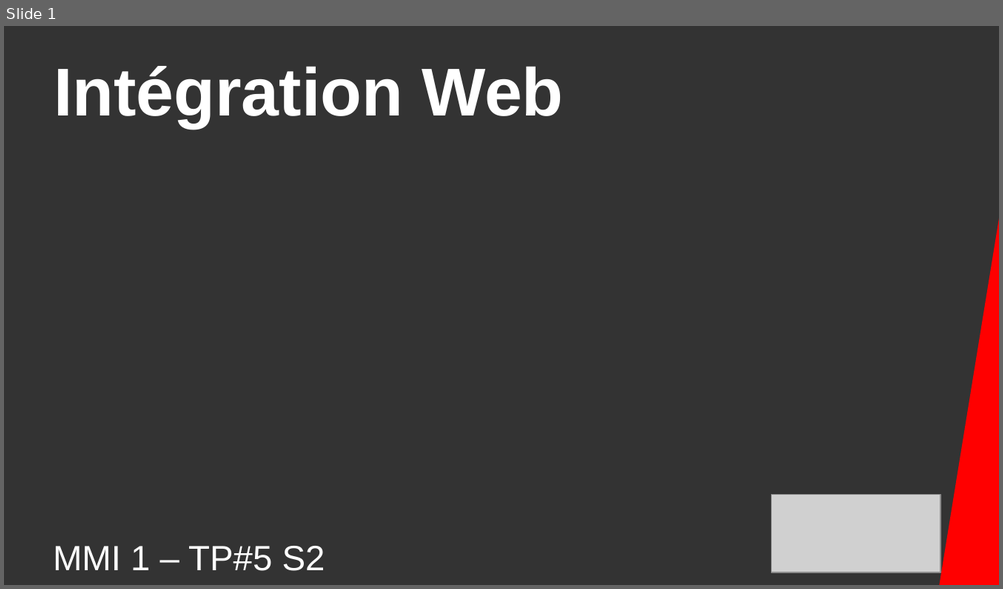
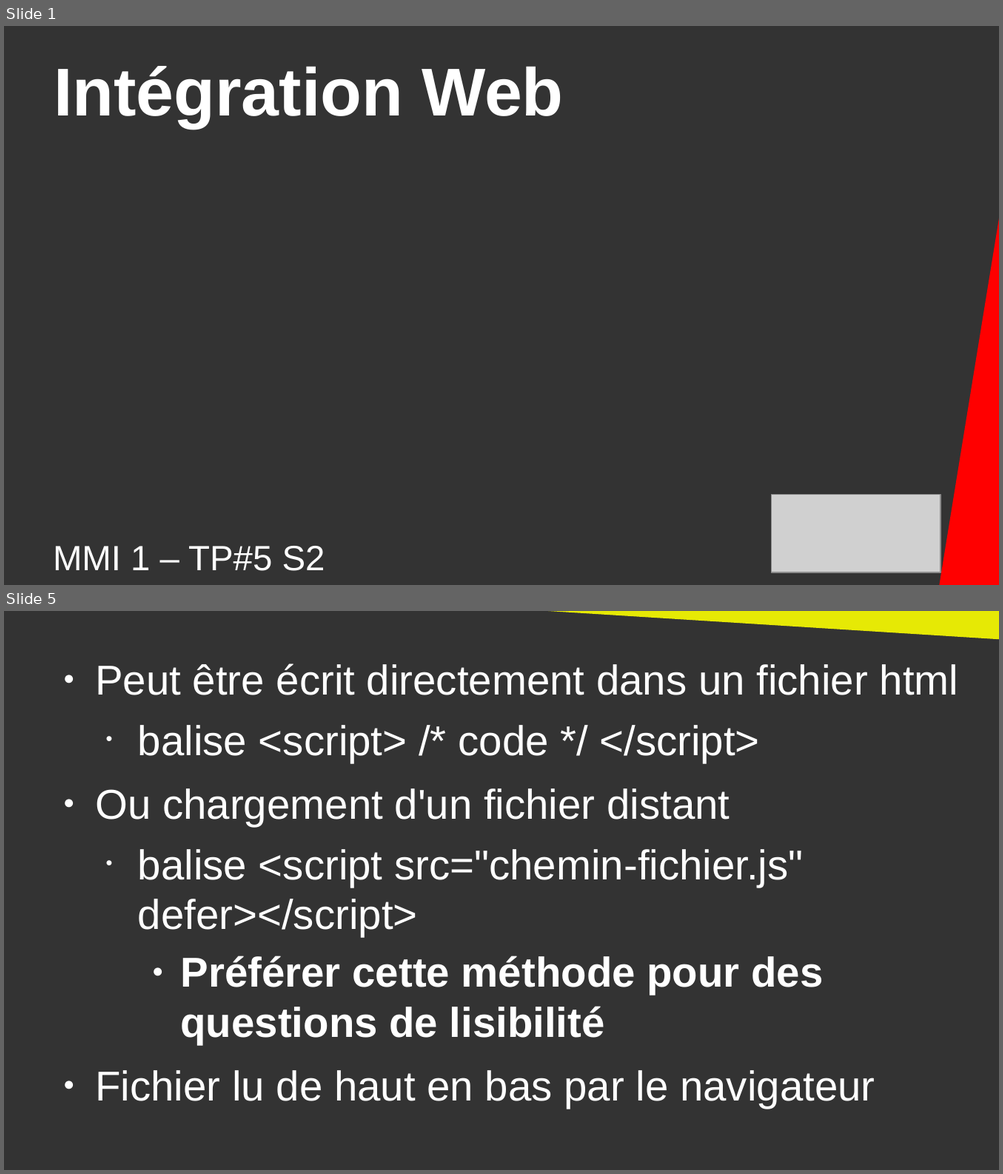
Before and after one commit to DanYellow/cours, a slide deck: integration-web-s2/travaux-pratiques/numero-5/presentation.odp. Shown one above the other, each under a label of ours: slide 1 before the commit, slides 1 and 5 after it; the slides between them are not shown. The pictures are 1003x589 and 1003x1174 pixels, drawn with LibreOffice and Linux fonts; fonts in the diff are those of the drawing; grey boxes stand for pictures. Boxes give left, top, right and bottom in pixels: in the first picture for what was removed or moved away, otherwise in the second. Text is boxed around its words. In the diff, an @@ line names an element or a change of style, - is before the commit and + after.

```diff
--- a/integration-web-s2/travaux-pratiques/numero-5/presentation.odp
+++ b/integration-web-s2/travaux-pratiques/numero-5/presentation.odp
@@ slide 5 added at <box>4,611,999,1170</box>, background #333333 @@
@@ right triangle added at <box>485,611,999,640</box>, fill #E6E905 @@
@@ text added at <box>95,664,959,1108</box>, 33.3 pt, text #FFFFFF @@
+● Peut être écrit directement dans un fichier html
+  • balise <script> /* code */ </script>
+● Ou chargement d'un fichier distant
+  • balise <script src="chemin-fichier.js" defer></script>
+    ● Préférer cette méthode pour des questions de lisibilité
+● Fichier lu de haut en bas par le navigateur
```
Also in this commit, not shown: 1 slide changed, 66 other slides added, 30 slides removed, 18 other files.
